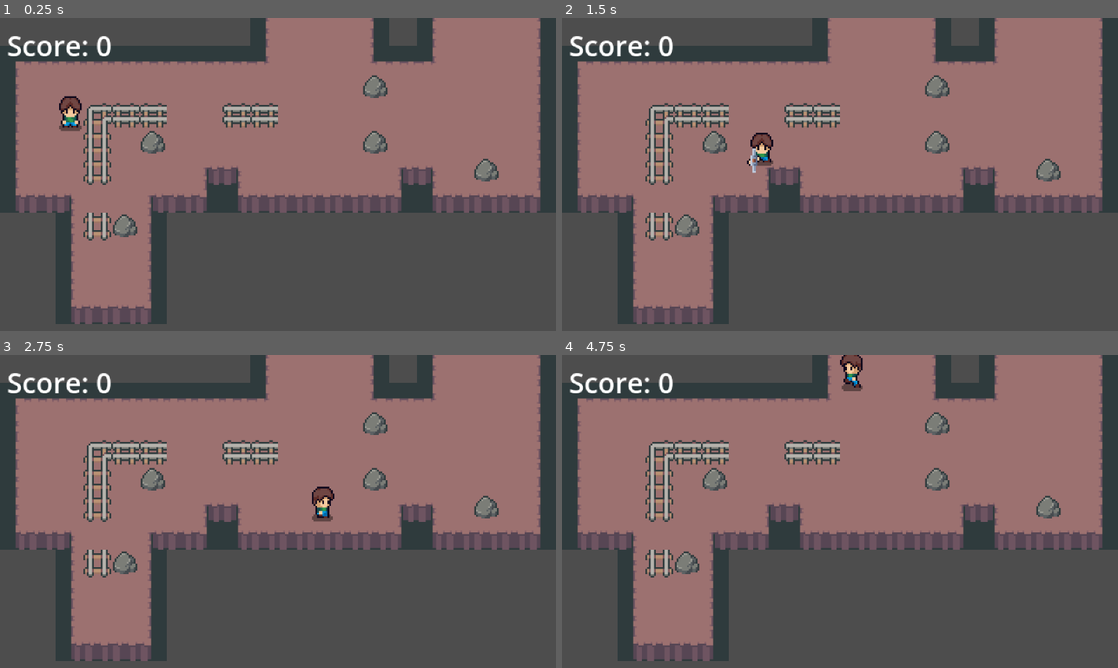
Above: before the commit, frames 1-4 (two rows, left to right).
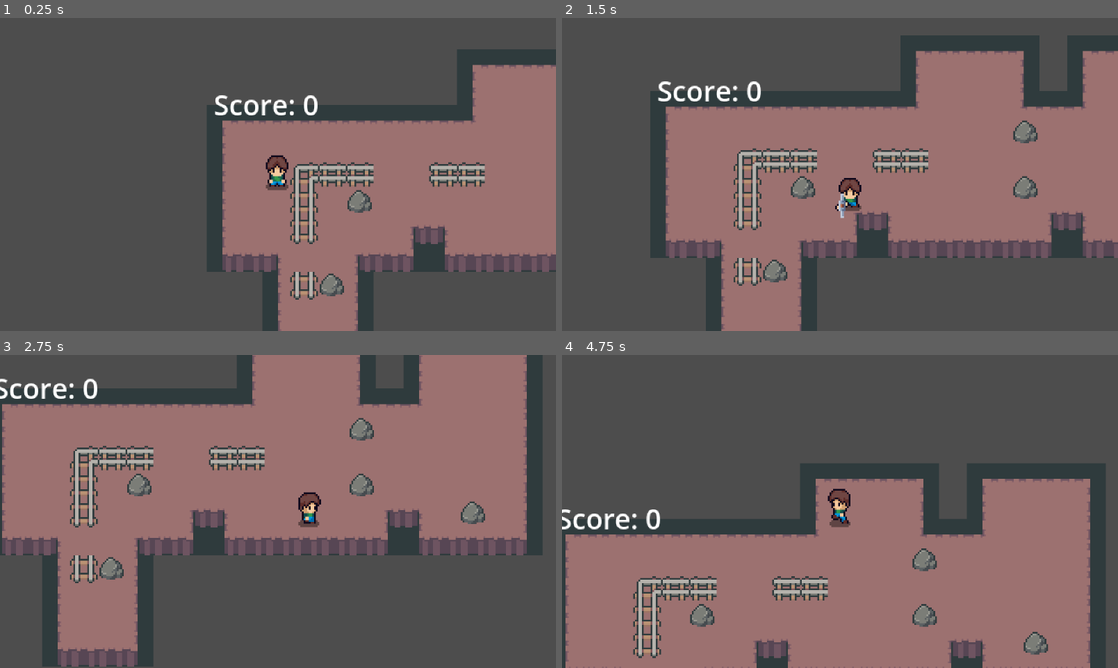
Above: after the commit, the same moments.

Repository: yi2003/mining
Game: Godot game, scene res://scenes/level.tscn
Two runs of this game, one before a commit and one after it. Both use one fixed random seed, a clock stepped at 60 frames per second and the inputs below.
Inputs:
- Up to frame 1 (0.25 s): no input
- Up to frame 2 (1.5 s): hold Right (ui_right) 0.53-1.28 s; hold Space (attack) 0.53-1.28 s; hold Down (ui_down) from 1.28 s (still down); tap Space (attack) at 1.35 s
- Up to frame 3 (2.75 s): release Down (ui_down) at 2.03 s; hold Right (ui_right) from 2.03 s (still down); hold Space (attack) from 2.03 s (still down)
- Up to frame 4 (4.75 s): release Right (ui_right) at 2.78 s; release Space (attack) at 2.78 s; hold Up (ui_up) 2.78-3.53 s; tap Space (attack) at 2.85, 4.35 s; hold Space (attack) 3.53-4.28 s; hold Left (ui_left) from 3.53 s (still down)

The runs differ from the first frame. In frame 1, 64% of the frame differs, in the area x 0-100%, y 0-100%; in frame 2, 55%; in frame 3, 23%; in frame 4, 84%.

Commit message:
feat: add Camera2D with smooth follow to player
Co-Authored-By: Claude Opus 4.6 <noreply@anthropic.com>

Diff:
--- a/scenes/player.tscn
+++ b/scenes/player.tscn
@@ -353,6 +353,10 @@
 position = Vector2(-0.5, 5)
 shape = SubResource("RectangleShape2D_rwm0n")
 
+[node name="Camera2D" type="Camera2D" parent="." unique_id=999999999]
+position_smoothing_enabled = true
+position_smoothing_speed = 5.0
+
 [node name="Hitbox" type="Area2D" parent="." unique_id=1110102169]
 position = Vector2(5, -1)
 collision_layer = 2
